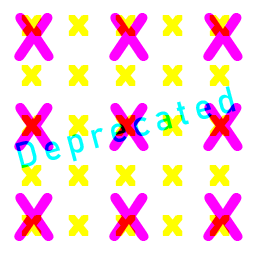
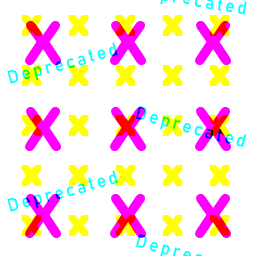
Revision of a layered 256 x 256 image; what changed, layer by layer:
added group "Group 1" with 5 layers in group "Metalic" over [7, 0, 247, 256]
added layer "Deprecated copy" in group "Group 1" over [7, 42, 118, 84]
added layer "Deprecated copy 3" in group "Group 1" over [7, 170, 118, 212]
added layer "Deprecated copy 5" in group "Group 1" over [160, 0, 247, 15]
added layer "Deprecated copy 2" in group "Group 1" over [136, 106, 246, 147]
added layer "Deprecated copy 4" in group "Group 1" over [136, 234, 203, 256]
hid "Deprecated" over [15, 86, 236, 169]
painted on "xxxxx xxxxx xxxxx xxxxx xxxxx" (1st of 2, in "Roughness") over [14, 13, 243, 241]
